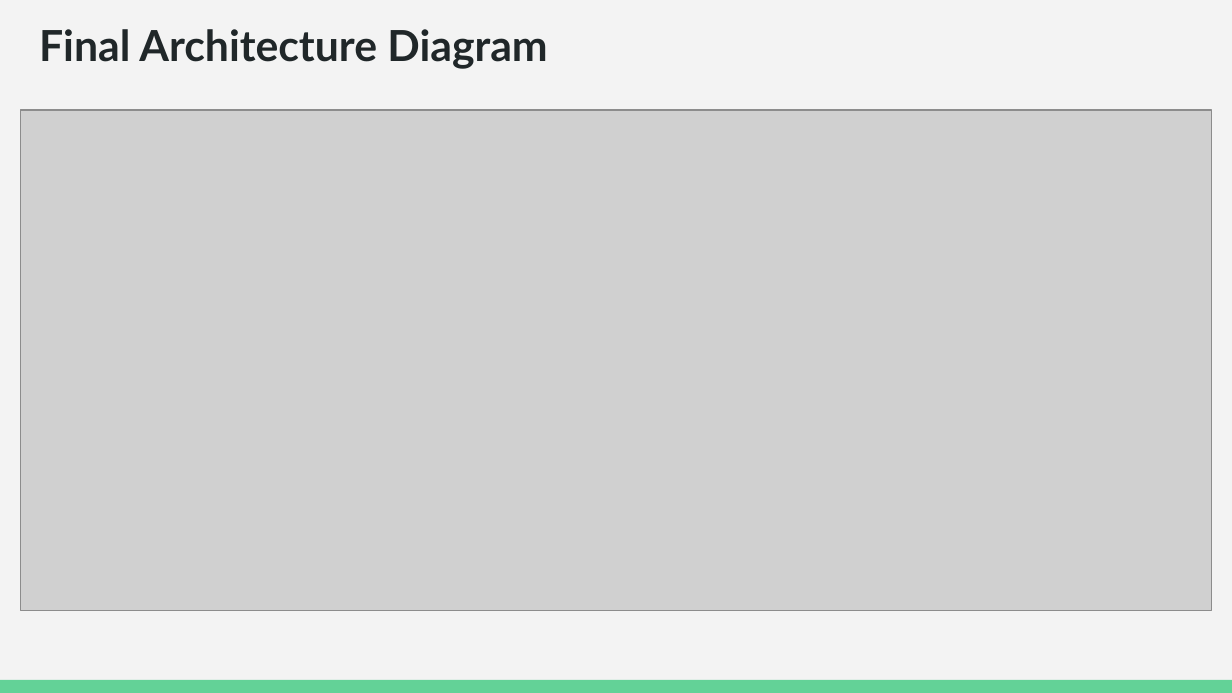
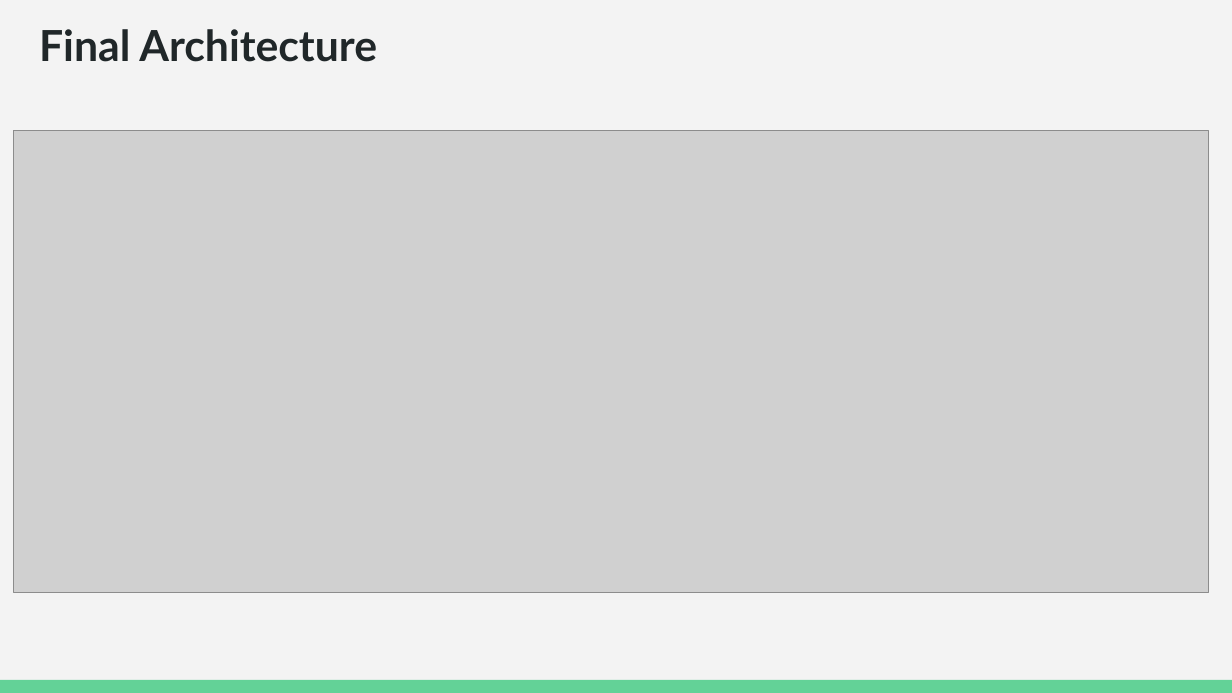
Before and after one commit to conner-mcnicholas/SevereWeatherDB, a slide deck: slide 4 of Step7/docs/DeploymentArchitecture.odp (slide 3 before the commit). Drawn at 1232x693 pixels with LibreOffice and Linux fonts; fonts in the diff are those of the drawing; grey boxes stand for pictures. Boxes give left, top, right and bottom in pixels: in the first picture for what was removed or moved away, otherwise in the second. Text is boxed around its words. In the diff, an @@ line names an element or a change of style, - is before the commit and + after.

```diff
--- a/Step7/docs/DeploymentArchitecture.odp
+++ b/Step7/docs/DeploymentArchitecture.odp
@@ text at (39, 29, 377, 62): text changed @@
-Final Architecture Diagram
+Final Architecture
@@ picture: place and size @@
-picture at (21, 110, 1212, 610)
+picture at (14, 131, 1209, 593)
```
Also in this commit, not shown: 1 other slide changed, 1 slide added, 15 other files.
